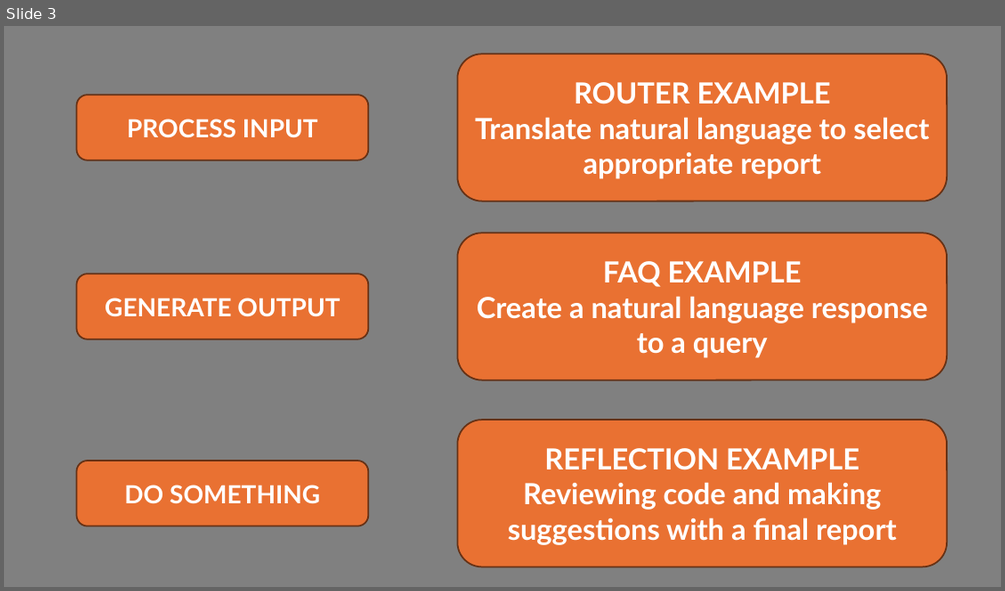
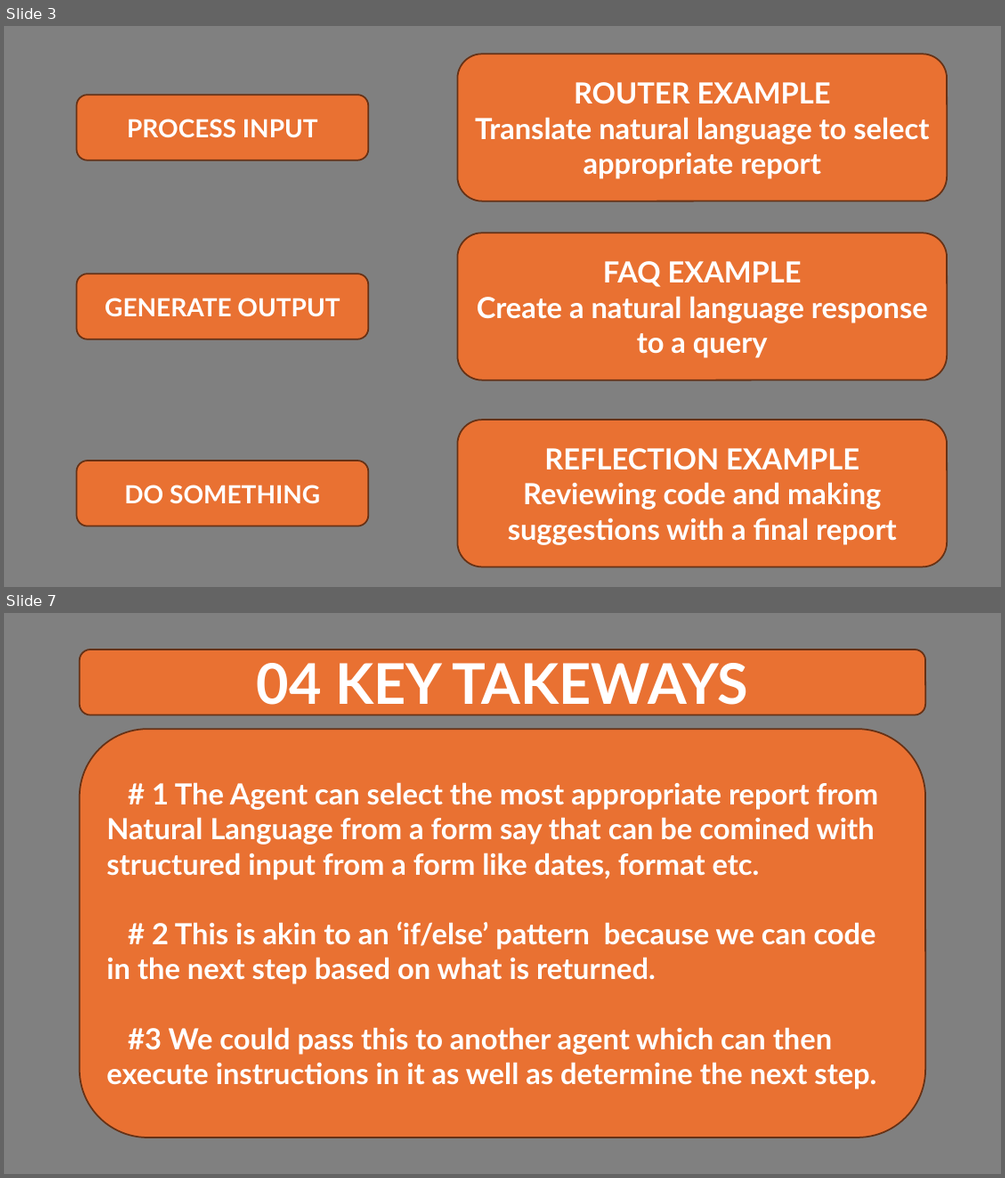
Before and after one commit to Python-Test-Engineer/btnpy, a slide deck: ai-agents.pptx. Shown one above the other, each under a label of ours: slide 3 before the commit, slides 3 and 7 after it; the slides between them are not shown. The pictures are 1005x591 and 1005x1178 pixels, drawn with LibreOffice and Linux fonts; fonts in the diff are those of the drawing. Boxes give left, top, right and bottom in pixels: in the first picture for what was removed or moved away, otherwise in the second. Text is boxed around its words. In the diff, an @@ line names an element or a change of style, - is before the commit and + after.

```diff
--- a/ai-agents.pptx
+++ b/ai-agents.pptx
@@ slide 7 added at bbox=[4, 613, 1001, 1174], background #808080 @@
@@ rounded rectangle added at bbox=[80, 649, 925, 715], fill #E97132, outline #663216 1.5 pt, 54 pt, text #FFFFFF, bold @@
+04 KEY TAKEWAYS
@@ rounded rectangle added at bbox=[80, 729, 925, 1137], fill #E97132, outline #663216 1.5 pt, 28 pt, text #FFFFFF, bold @@
+# 1 The Agent can select the most appropriate report from Natural Language from a form say that can be comined with structured input from a form like dates, format etc.
+# 2 This is akin to an ‘if/else’ pattern because we can code in the next step based on what is returned.
+#3 We could pass this to another agent which can then execute instructions in it as well as determine the next step.
```
Also in this commit, not shown: 4 other slides added, 1 slide removed, 11 other files.
